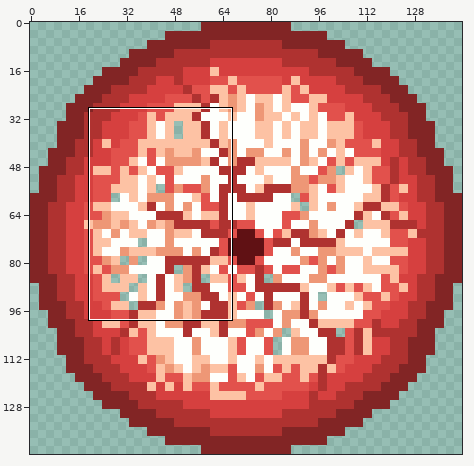
Edited in one commit: sprite sheet (data/images/tiles/glitch blocks/6.png). The first picture is a wide view before the edit; the outline marks the close-up.
Close-up. Earlier state:
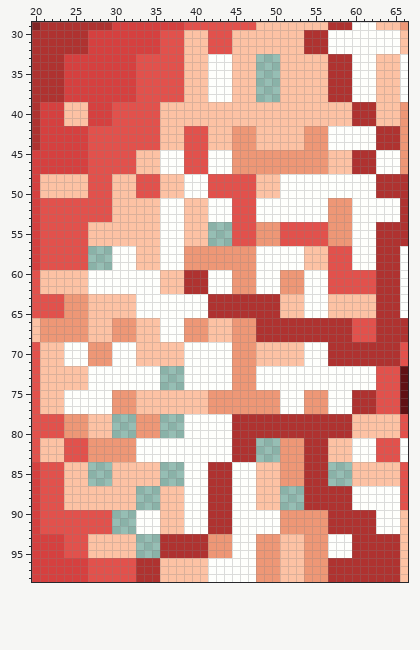
The file is 144x144 pixels. Colours within 5 levels of each other are drawn and written as one. Shown: x 20..66, y 29..98. The commit also changed other parts of the picture, which this record leaves out.
Now the later version:
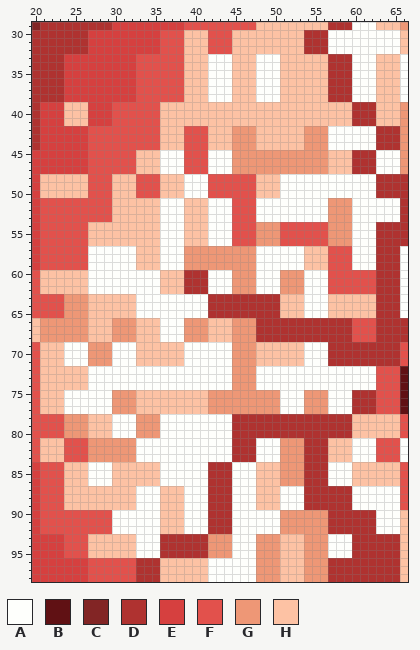
Palette (. is transparent): A #fefffc  B #601114  C #822525  D #af3230  E #d6403f  F #e2514c  G #ee9776  H #fdc2a4
Diff:
Changed rows in their new state; - is an unchanged pixel.
first column x 48:
33 AAA
34 AAA
35 AAA
36 AAA
37 AAA
38 AAA
first column x 27:
54 ---------------AAA
55 ---------------AAA
56 ---------------AAA
57 AAA---------------
58 AAA---------------
59 AAA---------------
first column x 36:
72 AAA
73 AAA
74 AAA
first column x 27:
78 ---AAA---AAA---------------------
79 ---AAA---AAA---------------------
80 ---AAA---AAA---------------------
81 ---------------------AAA---------
82 ---------------------AAA---------
83 ---------------------AAA---------
84 AAA------AAA------------------AAA
85 AAA------AAA------------------AAA
86 AAA------AAA------------------AAA
87 ------AAA---------------AAA------
88 ------AAA---------------AAA------
89 ------AAA---------------AAA------
90 ---AAA---------------------------
91 ---AAA---------------------------
92 ---AAA---------------------------
93 ------AAA------------------------
94 ------AAA------------------------
95 ------AAA------------------------
Boxes around the changes in both close-ups, in picture pixels (x1, y1, x2, y2):
added: (256, 54, 280, 102)
added: (208, 222, 232, 246)
added: (88, 246, 112, 270)
added: (88, 366, 184, 558)
added: (256, 438, 352, 510)
